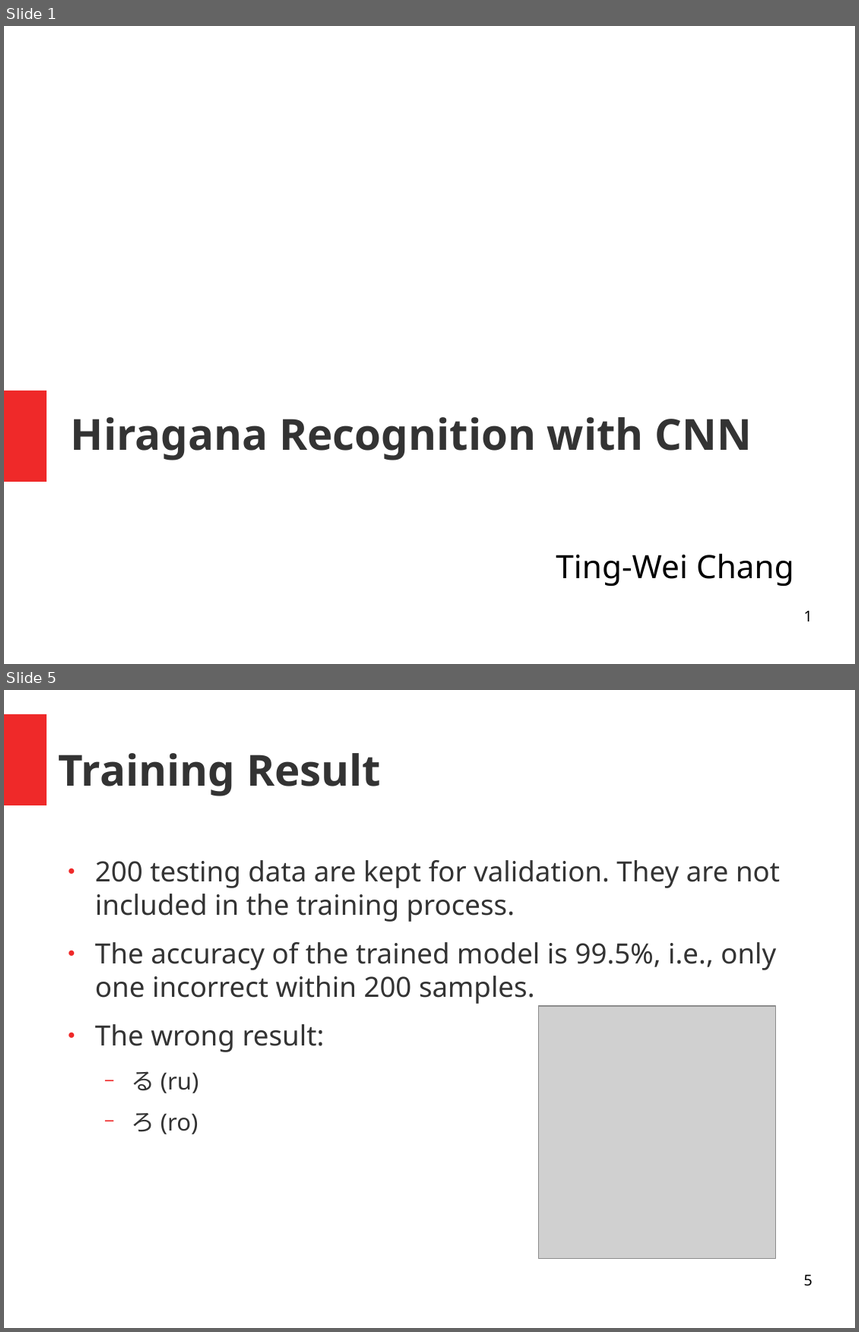
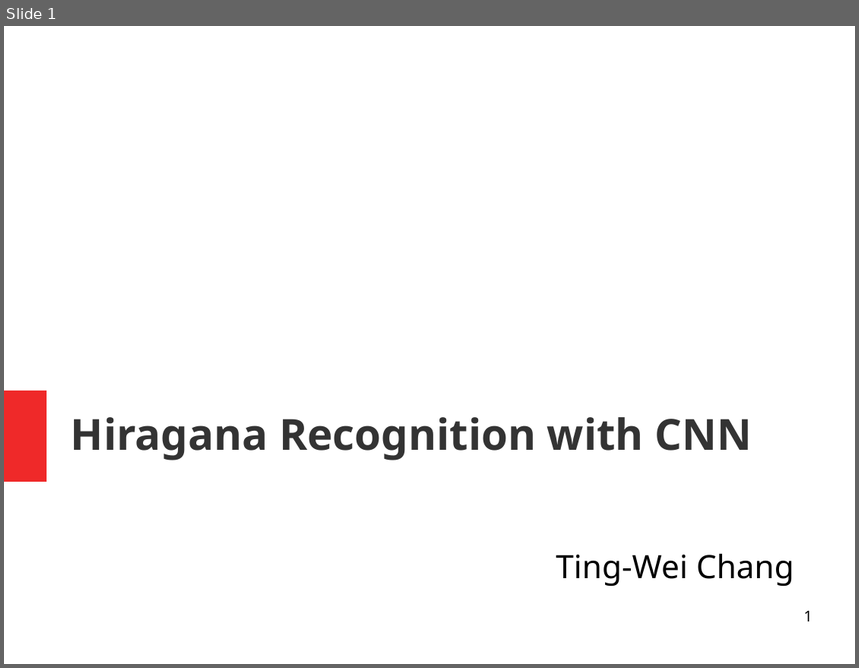
Before and after one commit to tim840818/nihongo_recognition, a slide deck: Hiragana-Recognition.odp. Shown one above the other, each under a label of ours: slides 1 and 5 before the commit, slide 1 after it; the slides between them are not shown. The pictures are 859x1332 and 859x668 pixels, drawn with LibreOffice and Linux fonts; fonts in the diff are those of the drawing; grey boxes stand for pictures. Boxes give left, top, right and bottom in pixels: in the first picture for what was removed or moved away, otherwise in the second. Text is boxed around its words. In the diff, an @@ line names an element or a change of style, - is before the commit and + after.

```diff
--- a/Hiragana-Recognition.odp
+++ b/Hiragana-Recognition.odp
@@ slide 5 removed at (4,690,855,1328), background #FFFFFF @@
@@ rectangle removed at (4,714,47,805) @@
@@ title removed at (59,753,381,796) @@
-Training Result
@@ text removed at (95,860,780,1135) @@
-● 200 testing data are kept for validation. They are not included in the training process.
-● The accuracy of the trained model is 99.5%, i.e., only one incorrect within 200 samples.
-● The wrong result:
-  − る (ru)
-  − ろ (ro)
@@ picture removed at (539,1006,776,1258) @@
@@ page number removed at (804,1275,813,1287) @@
-5
```
Also in this commit, not shown: 1 slide changed, 6 slides added, 2 other slides removed, 3 other files.
